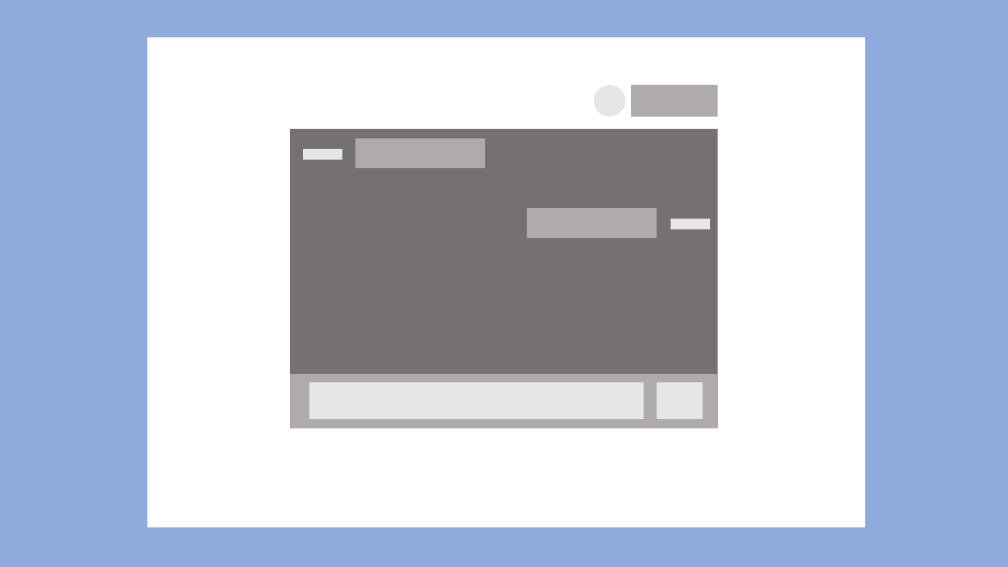
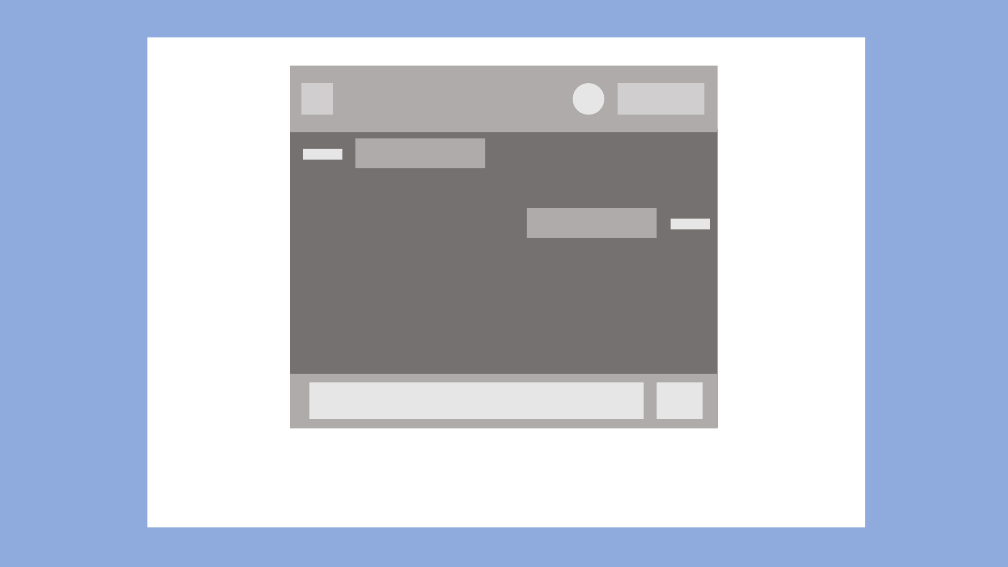
Before and after one commit to jaelyung/Lets-chat, a slide deck: slide 5 of src/main/resources/doc/화면레이아웃.pptx (slide 3 before the commit). Drawn at 1008x567 pixels with LibreOffice and Linux fonts; fonts in the diff are those of the drawing. Boxes give left, top, right and bottom in pixels: in the first picture for what was removed or moved away, otherwise in the second. Text is boxed around its words. In the diff, an @@ line names an element or a change of style, - is before the commit and + after.

```diff
--- a/src/main/resources/doc/화면레이아웃.pptx
+++ b/src/main/resources/doc/화면레이아웃.pptx
@@ rectangle added at [290, 66, 718, 132], fill #AFABAB @@
@@ rectangle added at [302, 83, 333, 115], fill #D0CECE @@
@@ ellipse: place and size @@
-ellipse at [594, 85, 625, 116]
+ellipse at [573, 83, 605, 115]
@@ rectangle: place and size @@
-rectangle at [631, 85, 718, 116]
+rectangle at [618, 83, 705, 115]
@@ rectangle at [618, 83, 705, 115]: fill #AFABAB to #D0CECE @@
```
Also in this commit, not shown: 3 slides added, 1 slide removed.
